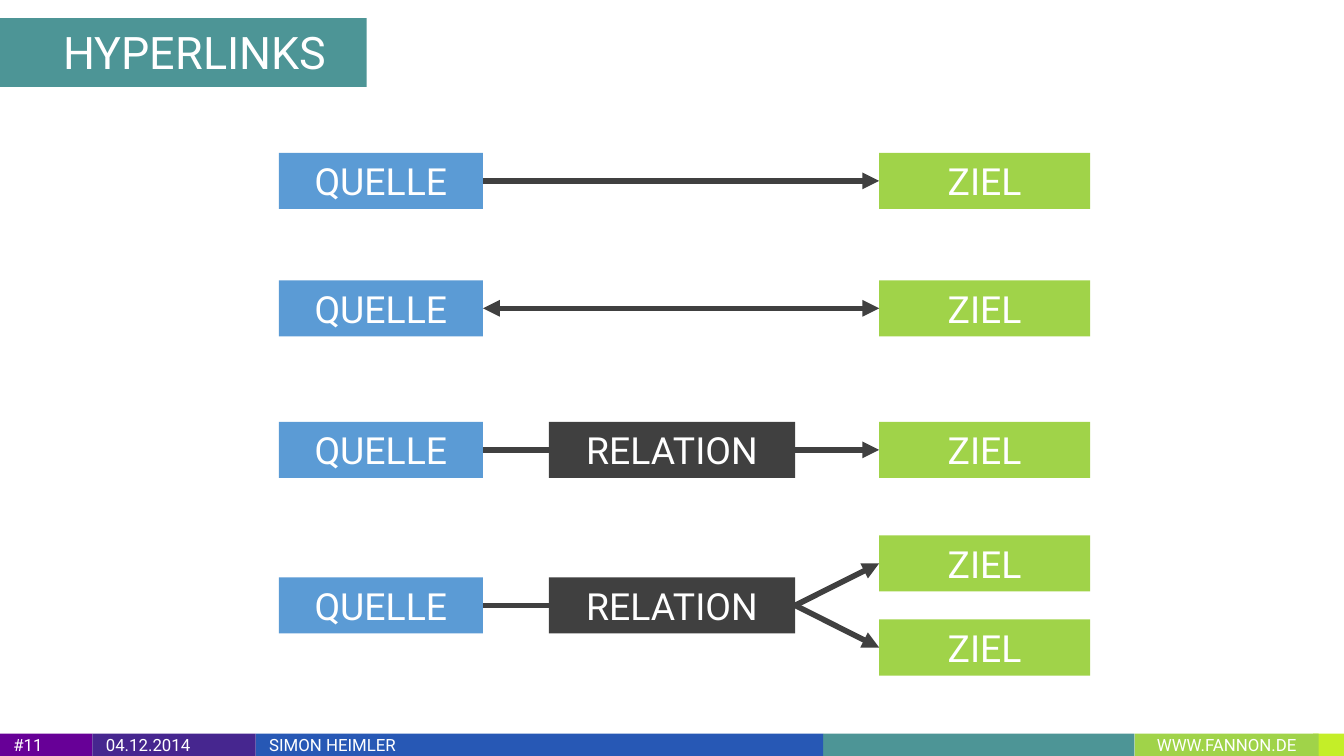
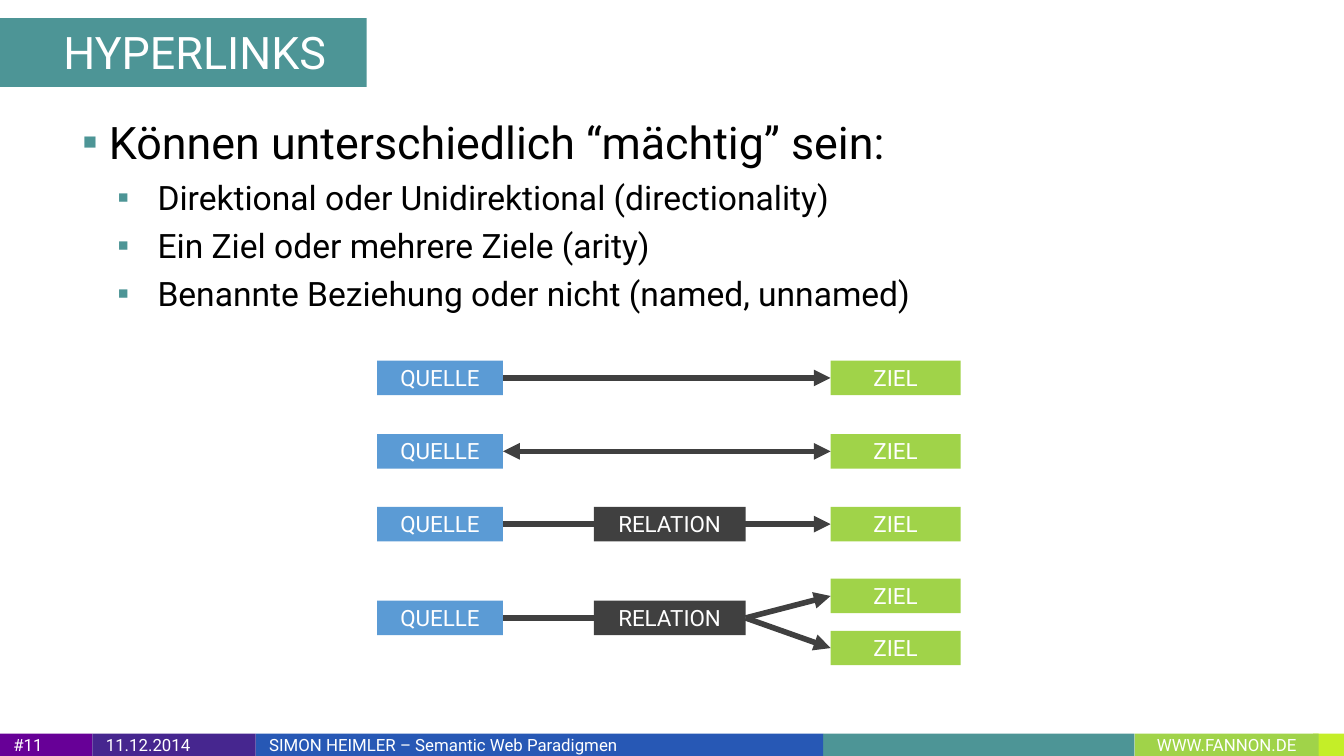
Before and after one commit to Fannon/SemanticWebParadigmen, a slide deck: slide 11 of Semantic Web Paradigmen PPT.pptx. Drawn at 1344x756 pixels with LibreOffice and Linux fonts; fonts in the diff are those of the drawing. Boxes give left, top, right and bottom in pixels: in the first picture for what was removed or moved away, otherwise in the second. Text is boxed around its words. In the diff, an @@ line names an element or a change of style, - is before the commit and + after.

```diff
--- a/Semantic Web Paradigmen PPT.pptx
+++ b/Semantic Web Paradigmen PPT.pptx
@@ text added at bbox=[109, 125, 910, 314], 18 pt, text #000000 @@
+▪ Können unterschiedlich “mächtig” sein:
+  ▪ Direktional oder Unidirektional (directionality)
+  ▪ Ein Ziel oder mehrere Ziele (arity)
+  ▪ Benannte Beziehung oder nicht (named, unnamed)
@@ rectangle "QUELLE": place and size @@
-rectangle "QUELLE" at bbox=[278, 153, 482, 210]
+rectangle "QUELLE" at bbox=[378, 360, 504, 395]
@@ arrow moved from (482, 181) - (879, 181) to (503, 378) - (831, 378) @@
@@ size 20 to 12 pt in 11 elements at bbox=[594, 601, 746, 636], bbox=[378, 601, 504, 636], bbox=[831, 630, 961, 665], bbox=[594, 507, 746, 542], bbox=[831, 579, 961, 614], bbox=[378, 507, 504, 542], bbox=[831, 507, 961, 542], bbox=[378, 434, 504, 469], bbox=[831, 434, 961, 469], bbox=[378, 360, 504, 395], bbox=[831, 360, 961, 395] @@
@@ rectangle "ZIEL": place and size @@
-rectangle "ZIEL" at bbox=[879, 153, 1090, 210]
+rectangle "ZIEL" at bbox=[831, 360, 961, 395]
@@ rectangle "QUELLE": place and size @@
-rectangle "QUELLE" at bbox=[278, 281, 482, 337]
+rectangle "QUELLE" at bbox=[378, 434, 504, 469]
@@ rectangle "ZIEL": place and size @@
-rectangle "ZIEL" at bbox=[879, 281, 1090, 337]
+rectangle "ZIEL" at bbox=[831, 434, 961, 469]
@@ double arrow moved from (482, 308) - (879, 308) to (503, 452) - (831, 452) @@
@@ rectangle "QUELLE": place and size @@
-rectangle "QUELLE" at bbox=[278, 422, 482, 478]
+rectangle "QUELLE" at bbox=[378, 507, 504, 542]
@@ rectangle "RELATION": place and size @@
-rectangle "RELATION" at bbox=[548, 422, 794, 478]
+rectangle "RELATION" at bbox=[594, 507, 746, 542]
@@ rectangle "ZIEL": place and size @@
-rectangle "ZIEL" at bbox=[879, 422, 1090, 478]
+rectangle "ZIEL" at bbox=[831, 507, 961, 542]
@@ arrow moved from (482, 450) - (879, 450) to (503, 524) - (831, 524) @@
@@ arrow moved from (796, 606) - (879, 563) to (746, 618) - (831, 595) @@
@@ rectangle "ZIEL": place and size @@
-rectangle "ZIEL" at bbox=[879, 535, 1090, 591]
+rectangle "ZIEL" at bbox=[831, 579, 961, 614]
@@ rectangle "QUELLE": place and size @@
-rectangle "QUELLE" at bbox=[278, 578, 482, 634]
+rectangle "QUELLE" at bbox=[378, 601, 504, 636]
@@ arrow moved from (482, 606) - (796, 606) to (503, 618) - (746, 618) @@
@@ rectangle "RELATION": place and size @@
-rectangle "RELATION" at bbox=[548, 578, 794, 634]
+rectangle "RELATION" at bbox=[594, 601, 746, 636]
@@ arrow moved from (796, 606) - (879, 648) to (746, 618) - (831, 648) @@
@@ rectangle "ZIEL": place and size @@
-rectangle "ZIEL" at bbox=[879, 620, 1090, 676]
+rectangle "ZIEL" at bbox=[831, 630, 961, 665]
@@ text in rectangle at bbox=[106, 739, 190, 751]: text changed @@
-04.12.2014
+11.12.2014
@@ text in rectangle at bbox=[269, 738, 617, 755]: text changed @@
-SIMON HEIMLER
+SIMON HEIMLER – Semantic Web Paradigmen
```
Also in this commit, not shown: 48 other slides changed, 3 slides added, 1 slide removed.
